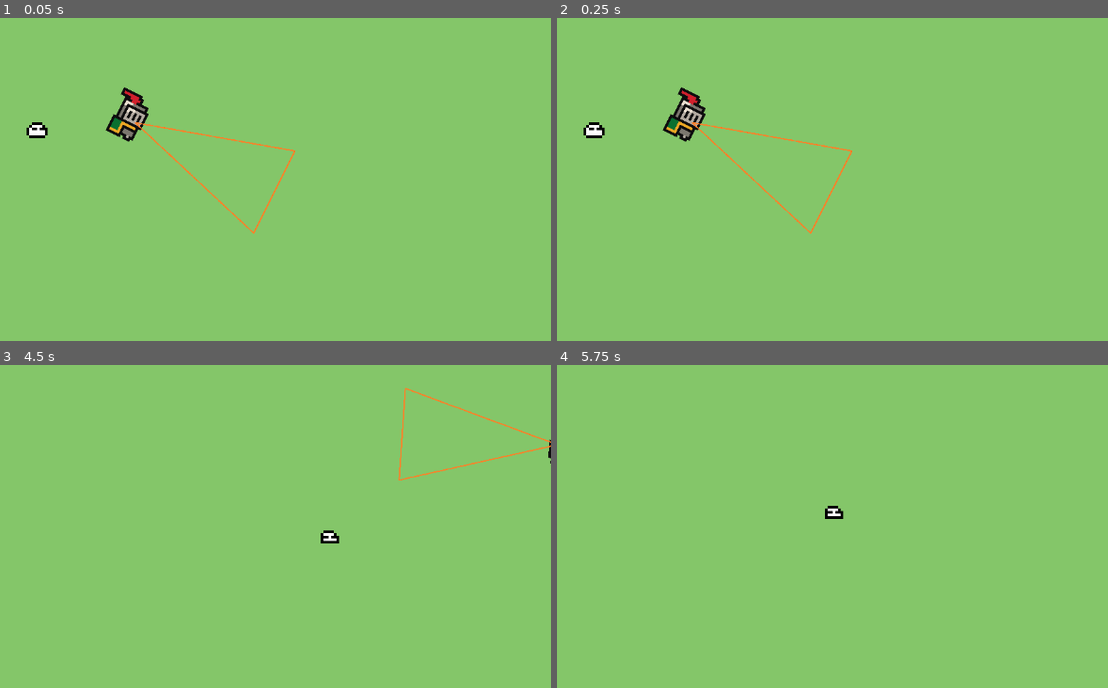
Above: before the commit, frames 1-4 (two rows, left to right).
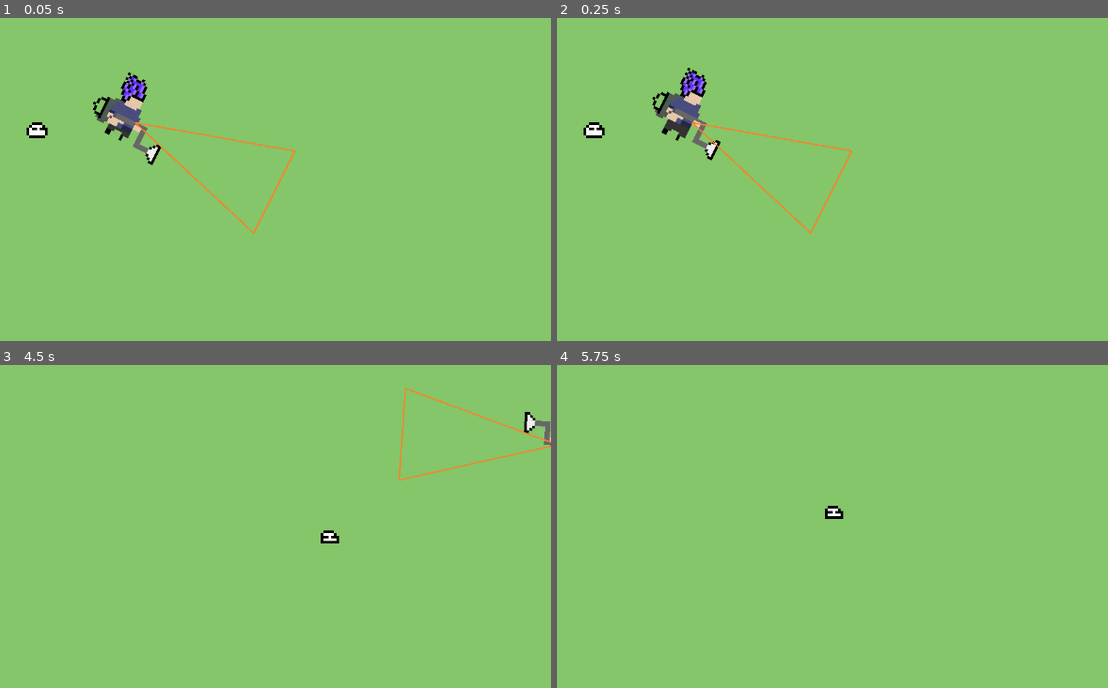
Above: after the commit, the same moments.

Repository: VMormoris/tinycreatures
Game: Godot game, scene res://Scenes/MainScene.tscn
The game is run twice, just before and just after one commit, with the same random seed, the same clock (stepped at 60 frames per second) and the same inputs.
Inputs (mouse positions are in pixels of both pictures, inside the frame that each line leads up to):
- Up to frame 1 (0.05 s): no input
- Up to frame 2 (0.25 s): no input
- Up to frame 3 (4.5 s): move the mouse to (341, 455) at 0.52 s; press the mouse at (341, 455) at 0.53 s; hold D (Right) 0.53-1.28 s; move the mouse to (27, 497) at 1.27 s; release the mouse at (27, 497) at 1.28 s; hold S (Down) 1.28-2.03 s; click (27, 497) at 1.35 s; move the mouse to (247, 384) at 2.02 s; press the mouse at (247, 384) at 2.03 s; hold D (Right) 2.03-2.78 s; move the mouse to (137, 562) at 2.77 s; release the mouse at (137, 562) at 2.78 s; hold W (Up) 2.78-3.53 s; click (137, 562) at 2.85 s; move the mouse to (402, 539) at 3.52 s; press the mouse at (402, 539) at 3.53 s; hold A (Left) from 3.53 s (still down); tap Enter at 4.25 s; move the mouse to (outside the picture) at 4.27 s; release the mouse at (outside the picture) at 4.28 s; click (outside the picture) at 4.35 s
- Up to frame 4 (5.75 s): move the mouse to (771, 478) at 5.02 s; release A (Left) at 5.03 s; press the mouse at (771, 478) at 5.03 s; hold S (Down) from 5.03 s (still down)

The runs differ from the first frame. In frame 1, 1.4% of the frame differs, in the area x 16-30%, y 16-46%; in frame 2, 1.5%, in the area x 17-30%, y 15-45%; in frame 3, 0.2%; in frame 4, nothing differs.

Commit message:
Player animation

Diff:
--- a/Nodes/Player.tscn
+++ b/Nodes/Player.tscn
@@ -1,43 +1,57 @@
-[gd_scene load_steps=9 format=3 uid="uid://cjhgksjbc0fuu"]
+[gd_scene load_steps=11 format=3 uid="uid://cjhgksjbc0fuu"]
 
 [ext_resource type="Script" path="res://Scripts/PlayerController.gd" id="1_pwwfk"]
-[ext_resource type="Texture2D" uid="uid://bmtfol3irxq7e" path="res://Assets/3rdParty/Sprites/brackeys/knight.png" id="1_s5gxh"]
+[ext_resource type="Texture2D" uid="uid://dyb2rkfol5mk8" path="res://Assets/Sprites/Senku.png" id="2_0aayb"]
 [ext_resource type="Texture2D" uid="uid://dh1cls78oxbjc" path="res://Assets/Sprites/Triangle.png" id="3_eccgw"]
 
-[sub_resource type="AtlasTexture" id="AtlasTexture_v5o8q"]
-atlas = ExtResource("1_s5gxh")
+[sub_resource type="AtlasTexture" id="AtlasTexture_v7xne"]
+atlas = ExtResource("2_0aayb")
 region = Rect2(0, 0, 32, 32)
 
-[sub_resource type="AtlasTexture" id="AtlasTexture_4frcv"]
-atlas = ExtResource("1_s5gxh")
+[sub_resource type="AtlasTexture" id="AtlasTexture_vw48q"]
+atlas = ExtResource("2_0aayb")
 region = Rect2(32, 0, 32, 32)
 
-[sub_resource type="AtlasTexture" id="AtlasTexture_r4lah"]
-atlas = ExtResource("1_s5gxh")
+[sub_resource type="AtlasTexture" id="AtlasTexture_ikr4k"]
+atlas = ExtResource("2_0aayb")
 region = Rect2(64, 0, 32, 32)
 
-[sub_resource type="AtlasTexture" id="AtlasTexture_oiiei"]
-atlas = ExtResource("1_s5gxh")
+[sub_resource type="AtlasTexture" id="AtlasTexture_yyrhi"]
+atlas = ExtResource("2_0aayb")
 region = Rect2(96, 0, 32, 32)
+
+[sub_resource type="AtlasTexture" id="AtlasTexture_tb4r1"]
+atlas = ExtResource("2_0aayb")
+region = Rect2(128, 0, 32, 32)
+
+[sub_resource type="AtlasTexture" id="AtlasTexture_msyva"]
+atlas = ExtResource("2_0aayb")
+region = Rect2(160, 0, 32, 32)
 
 [sub_resource type="SpriteFrames" id="SpriteFrames_rrr48"]
 animations = [{
 "frames": [{
 "duration": 1.0,
-"texture": SubResource("AtlasTexture_v5o8q")
+"texture": SubResource("AtlasTexture_v7xne")
 }, {
 "duration": 1.0,
-"texture": SubResource("AtlasTexture_4frcv")
+"texture": SubResource("AtlasTexture_vw48q")
 }, {
 "duration": 1.0,
-"texture": SubResource("AtlasTexture_r4lah")
+"texture": SubResource("AtlasTexture_ikr4k")
 }, {
 "duration": 1.0,
-"texture": SubResource("AtlasTexture_oiiei")
+"texture": SubResource("AtlasTexture_yyrhi")
+}, {
+"duration": 1.0,
+"texture": SubResource("AtlasTexture_tb4r1")
+}, {
+"duration": 1.0,
+"texture": SubResource("AtlasTexture_msyva")
 }],
 "loop": true,
 "name": &"Idle",
-"speed": 10.0
+"speed": 8.0
 }]
 
 [node name="Player" type="CharacterBody2D"]
@@ -47,7 +61,7 @@
 sprite_frames = SubResource("SpriteFrames_rrr48")
 animation = &"Idle"
 autoplay = "Idle"
-frame_progress = 0.836633
+frame_progress = 0.0952903
 
 [node name="Sprite2D" type="Sprite2D" parent="."]
 position = Vector2(28, 3)
Binary file added: Assets/Sprites/Senku.png
Not shown, added: Assets/Sprites/Senku.png.import
Not shown, added: Assets/Sprites/Senku.png~
